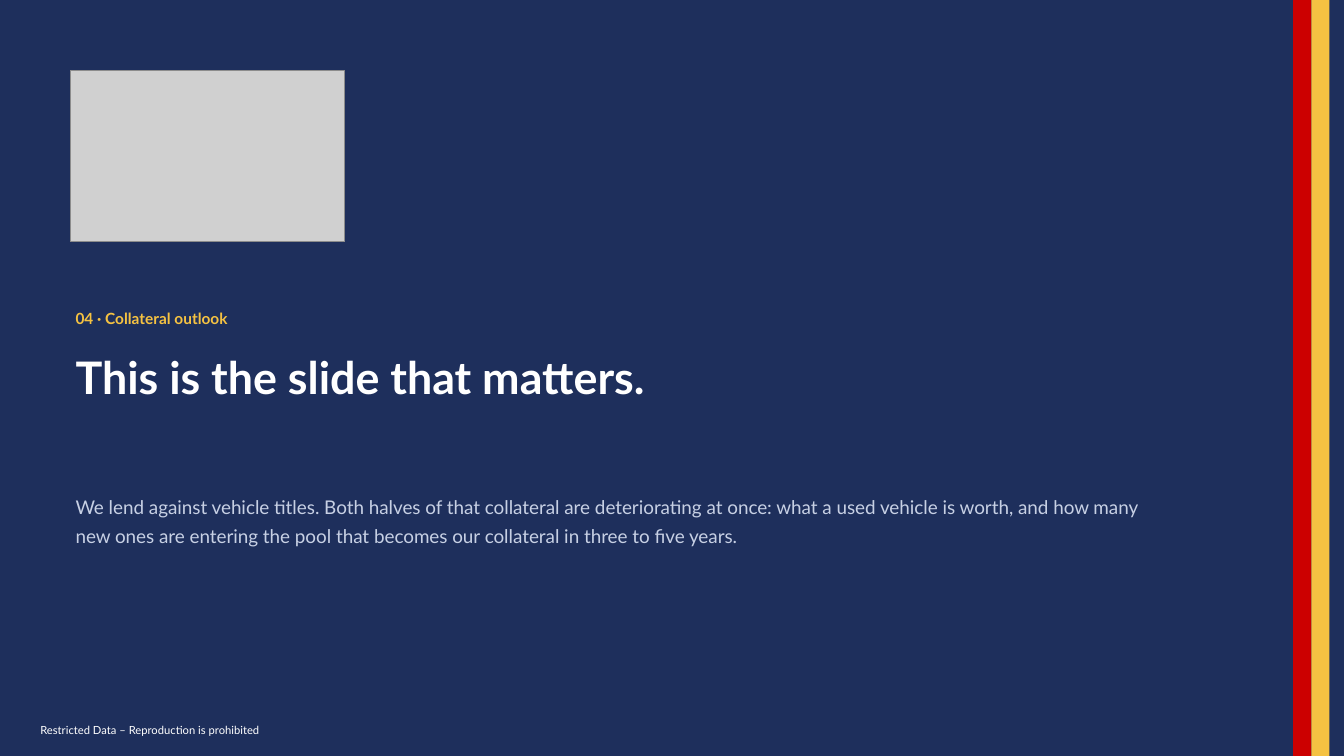
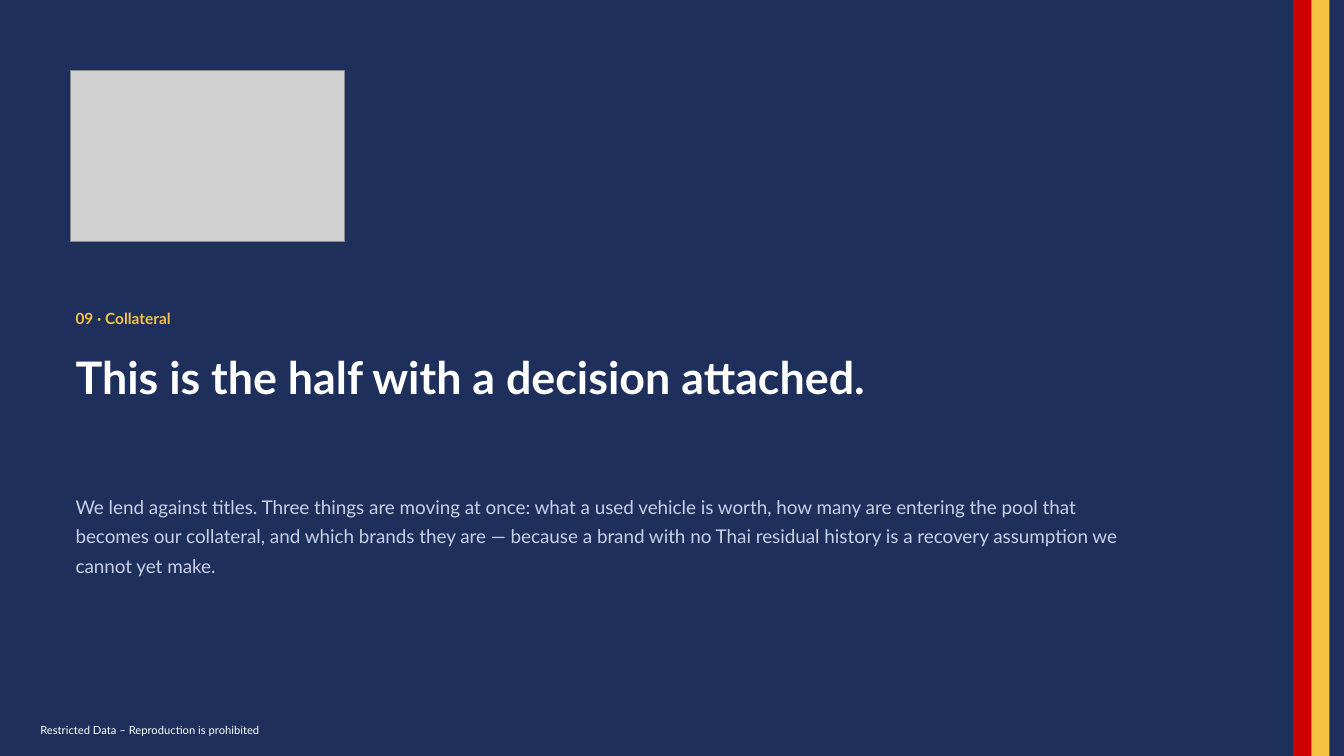
Before and after one commit to kaustavb2101/competitive-intel, a slide deck: slide 11 of docs/decks/mcom-2026-08-05-macro.pptx (slide 6 before the commit). Drawn at 1344x756 pixels with LibreOffice and Linux fonts; fonts in the diff are those of the drawing; grey boxes stand for pictures. Boxes give left, top, right and bottom in pixels: in the first picture for what was removed or moved away, otherwise in the second. Text is boxed around its words. In the diff, an @@ line names an element or a change of style, - is before the commit and + after.

```diff
--- a/docs/decks/mcom-2026-08-05-macro.pptx
+++ b/docs/decks/mcom-2026-08-05-macro.pptx
@@ text at (76,312,171,324): text changed @@
-04 · Collateral outlook
+09 · Collateral
@@ text at (76,360,864,395): text changed @@
-This is the slide that matters.
+This is the half with a decision attached.
@@ text at (76,500,1117,577): text changed @@
-We lend against vehicle titles. Both halves of that collateral are deteriorating at once: what a used vehicle is worth, and how many new ones are entering the pool that becomes our collateral in three to five years.
+We lend against titles. Three things are moving at once: what a used vehicle is worth, how many are entering the pool that becomes our collateral, and which brands they are — because a brand with no Thai residual history is a recovery assumption we cannot yet make.
```
Also in this commit, not shown: 6 other slides changed, 12 slides added, 4 slides removed, 3 other files.
